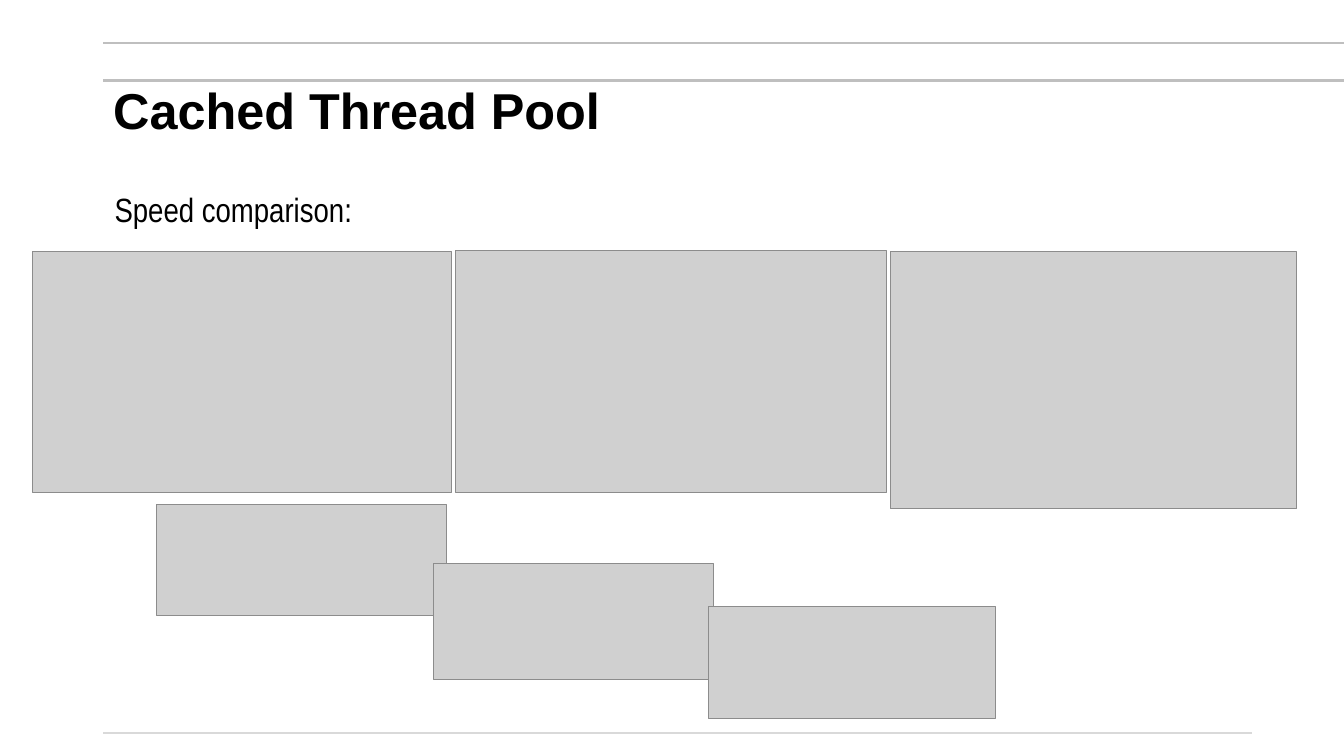
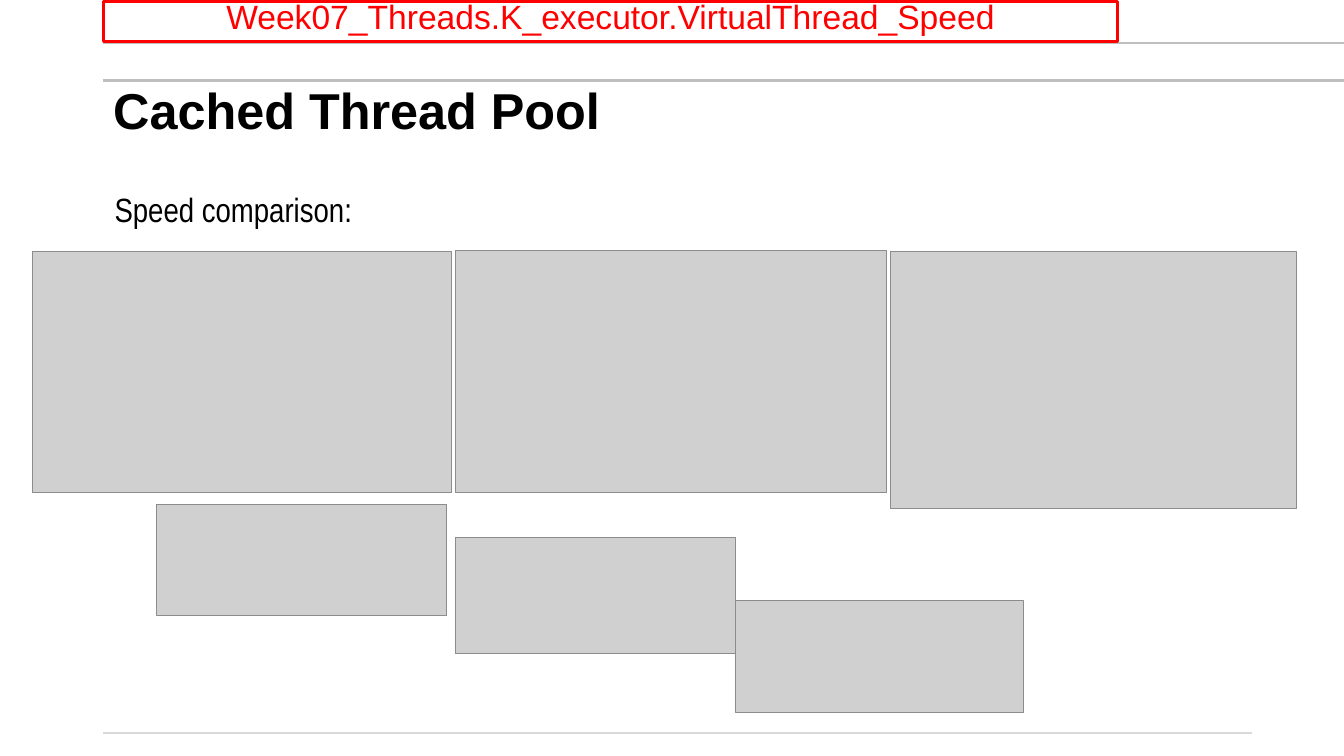
Before and after one commit to mikegrace2/CSEN160-Fall2026-Course-Website, a slide deck: slide 17 of lectures/Week07_Miscellaneuos/1_Threads_ExecutorService_V4.pptx. Drawn at 1344x756 pixels with LibreOffice and Linux fonts; fonts in the diff are those of the drawing; grey boxes stand for pictures; background and template pictures are left out. Boxes give left, top, right and bottom in pixels: in the first picture for what was removed or moved away, otherwise in the second. Text is boxed around its words. In the diff, an @@ line names an element or a change of style, - is before the commit and + after.

```diff
--- a/lectures/Week07_Miscellaneuos/1_Threads_ExecutorService_V4.pptx
+++ b/lectures/Week07_Miscellaneuos/1_Threads_ExecutorService_V4.pptx
@@ rectangle added at [103, 2, 1117, 41], outline #FF0000 2.25 pt, 24.1 pt, text #FF0000 @@
+Week07_Threads.K_executor.VirtualThread_Speed
@@ picture: place and size @@
-picture at [434, 564, 714, 680]
+picture at [456, 537, 736, 653]
@@ picture: place and size @@
-picture at [709, 606, 996, 718]
+picture at [736, 600, 1023, 712]
```
Also in this commit, not shown: 5 other slides changed.
